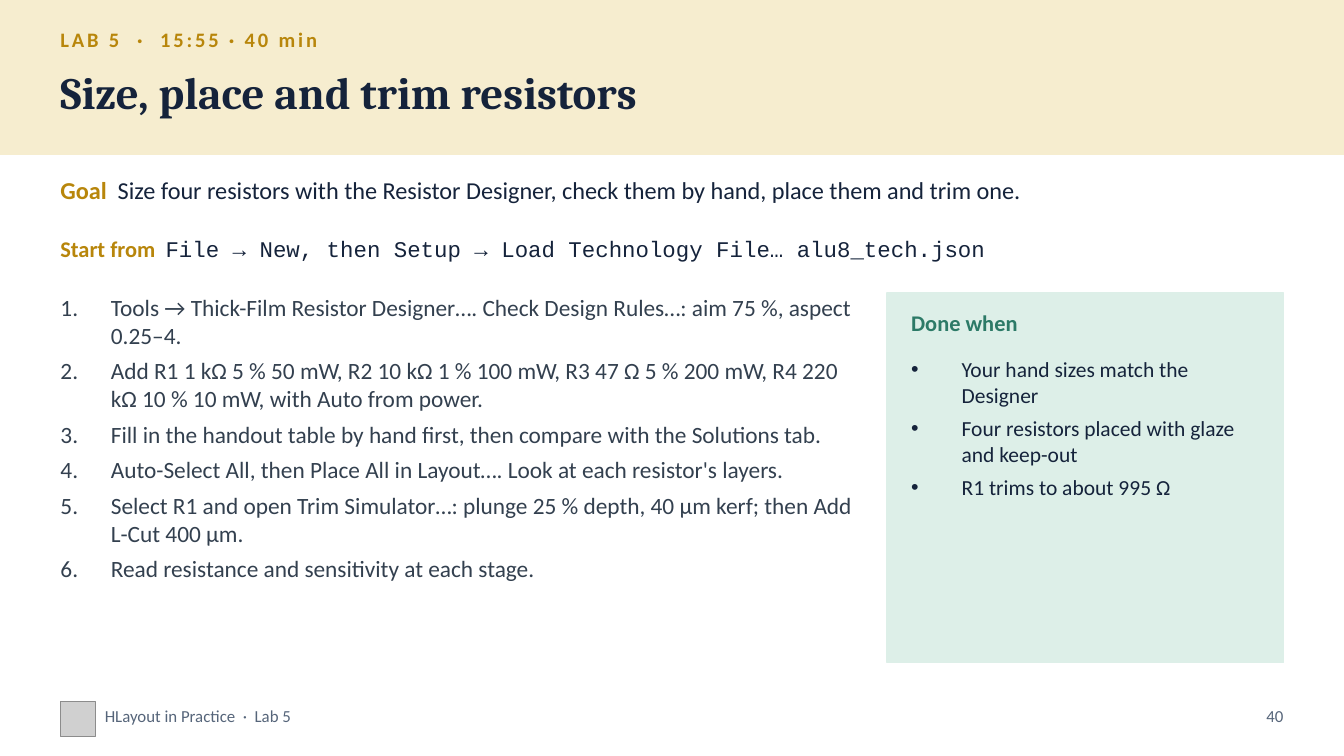
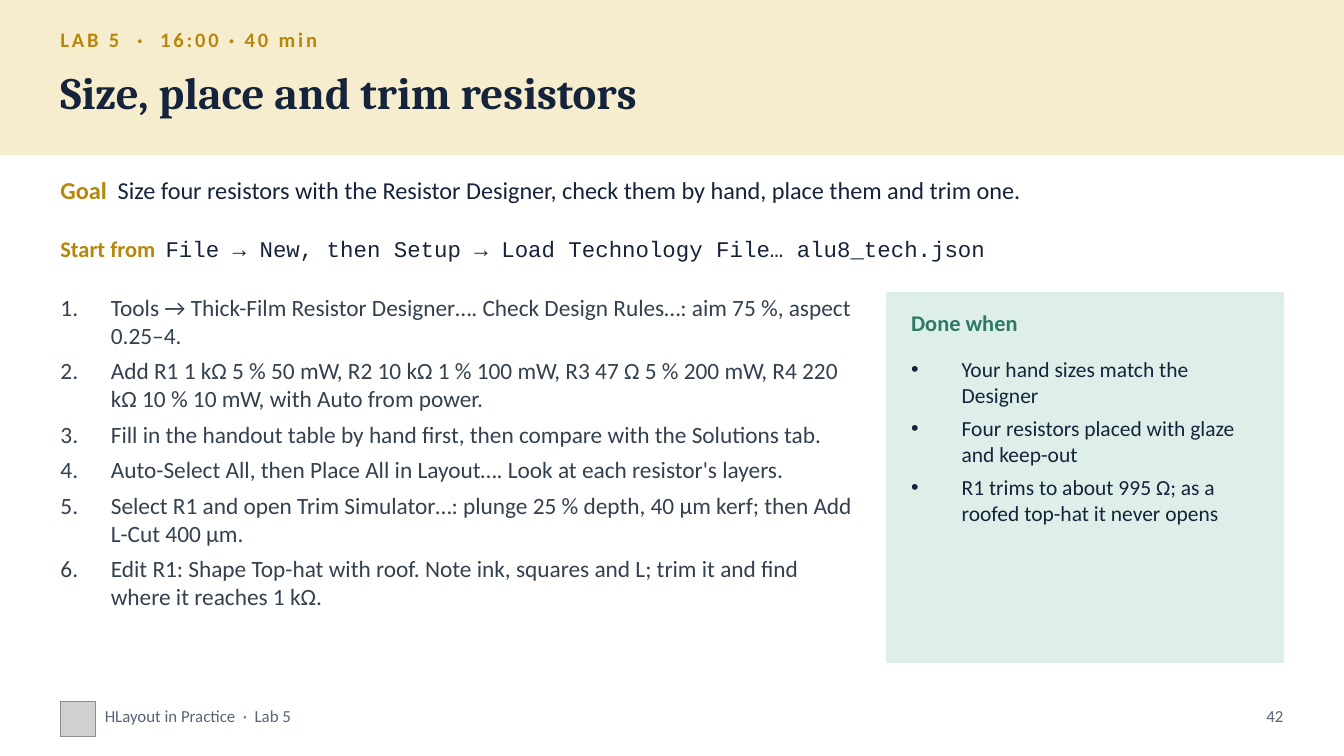
Before and after one commit to alvinmb/Hlayout, a slide deck: slide 42 of training/HLayout_Training_ALU8.pptx (slide 40 before the commit). Drawn at 1344x756 pixels with LibreOffice and Linux fonts; fonts in the diff are those of the drawing; grey boxes stand for pictures. Boxes give left, top, right and bottom in pixels: in the first picture for what was removed or moved away, otherwise in the second. Text is boxed around its words. In the diff, an @@ line names an element or a change of style, - is before the commit and + after.

```diff
--- a/training/HLayout_Training_ALU8.pptx
+++ b/training/HLayout_Training_ALU8.pptx
@@ text at bbox=[60, 32, 317, 47]: text changed @@
-LAB 5 · 15:55 · 40 min
+LAB 5 · 16:00 · 40 min
@@ text at bbox=[962, 480, 1218, 525]: text changed @@
-• R1 trims to about 995 Ω
+• R1 trims to about 995 Ω; as a roofed top-hat it never opens
@@ text at bbox=[111, 560, 798, 605]: text changed @@
-6. Read resistance and sensitivity at each stage.
+6. Edit R1: Shape Top-hat with roof. Note ink, squares and L; trim it and find where it reaches 1 kΩ.
@@ text at bbox=[1266, 711, 1283, 722]: text changed @@
-40
+42
```
Also in this commit, not shown: 63 other slides changed, 2 slides added, 14 other files.
